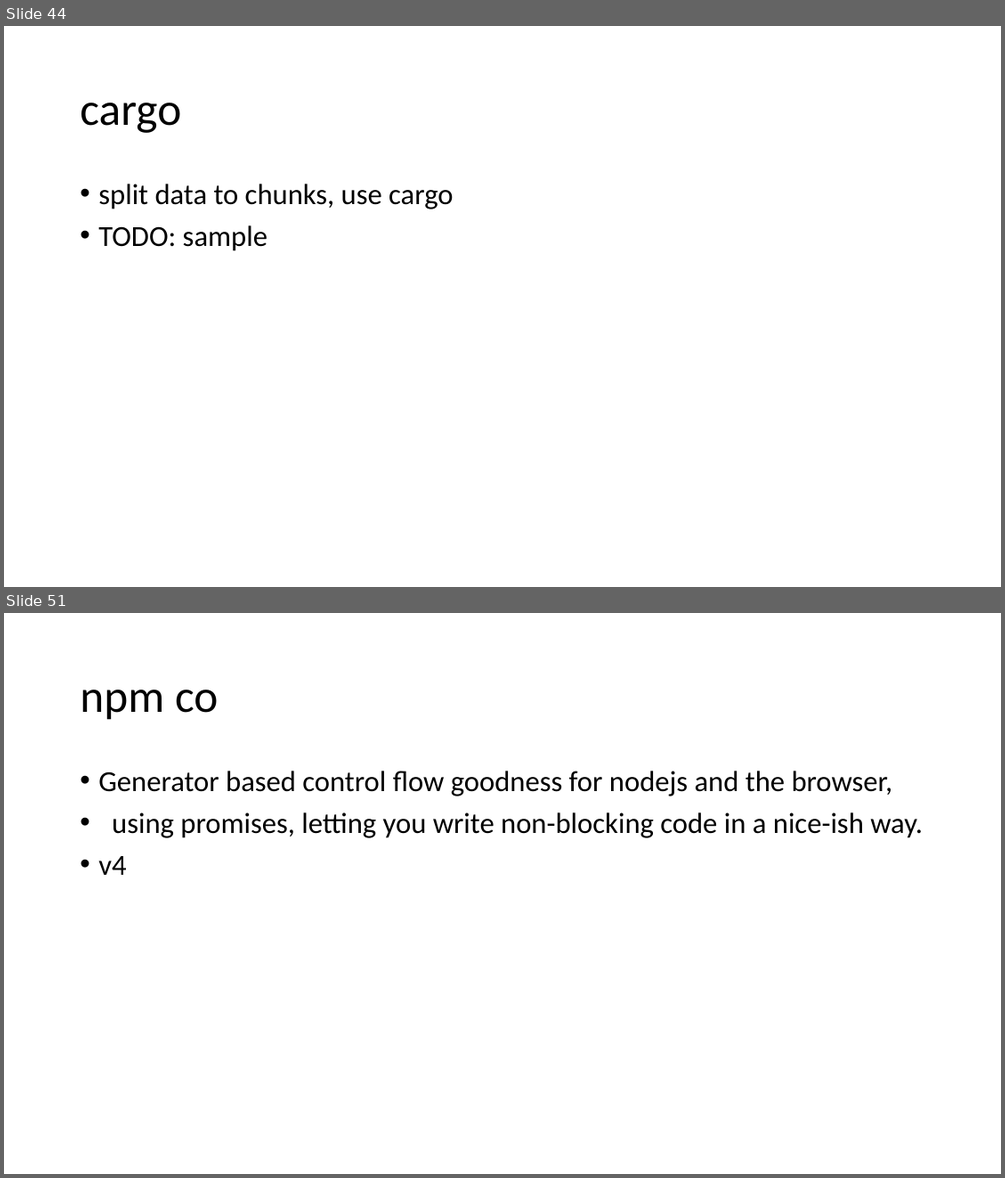
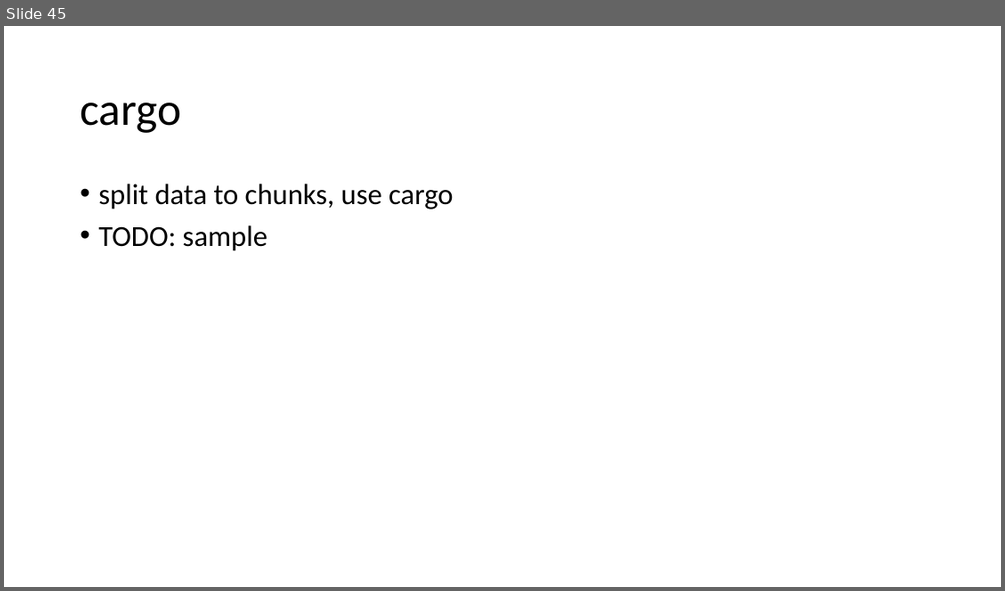
Before and after one commit to yimejky/wawjs, a slide deck: 09-prednaska/async.pptx. Shown one above the other, each under a label of ours: slides 44 and 51 before the commit, slide 45 after it; the slides between them are not shown. The pictures are 1005x1178 and 1005x591 pixels, drawn with LibreOffice and Linux fonts; fonts in the diff are those of the drawing. Boxes give left, top, right and bottom in pixels: in the first picture for what was removed or moved away, otherwise in the second. Text is boxed around its words. In the diff, an @@ line names an element or a change of style, - is before the commit and + after.

```diff
--- a/09-prednaska/async.pptx
+++ b/09-prednaska/async.pptx
@@ slide 51 removed at (4,613,1001,1174), background #FFFFFF @@
@@ title removed at (80,690,218,720) @@
-npm co
@@ text removed at (98,771,922,875) @@
-• Generator based control flow goodness for nodejs and the browser,
-• using promises, letting you write non-blocking code in a nice-ish way.
-• v4
@@ what was slide 44 is now slide 45 @@
```
Also in this commit, not shown: 1 slide changed, 1 slide added, 8 other slides removed, 24 other files.
